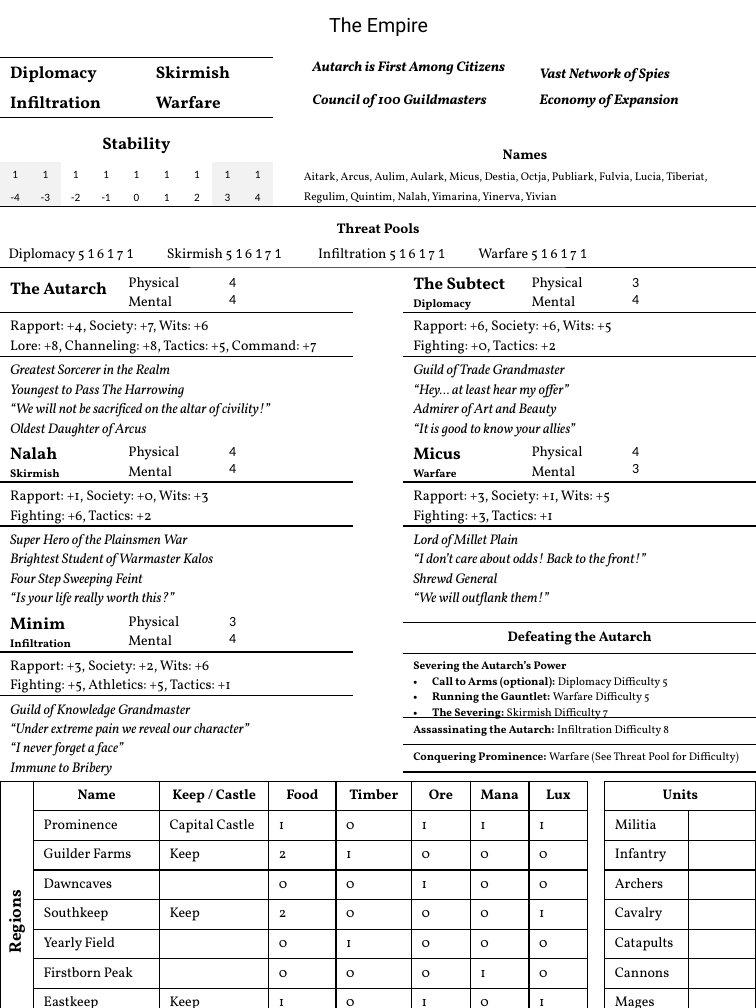
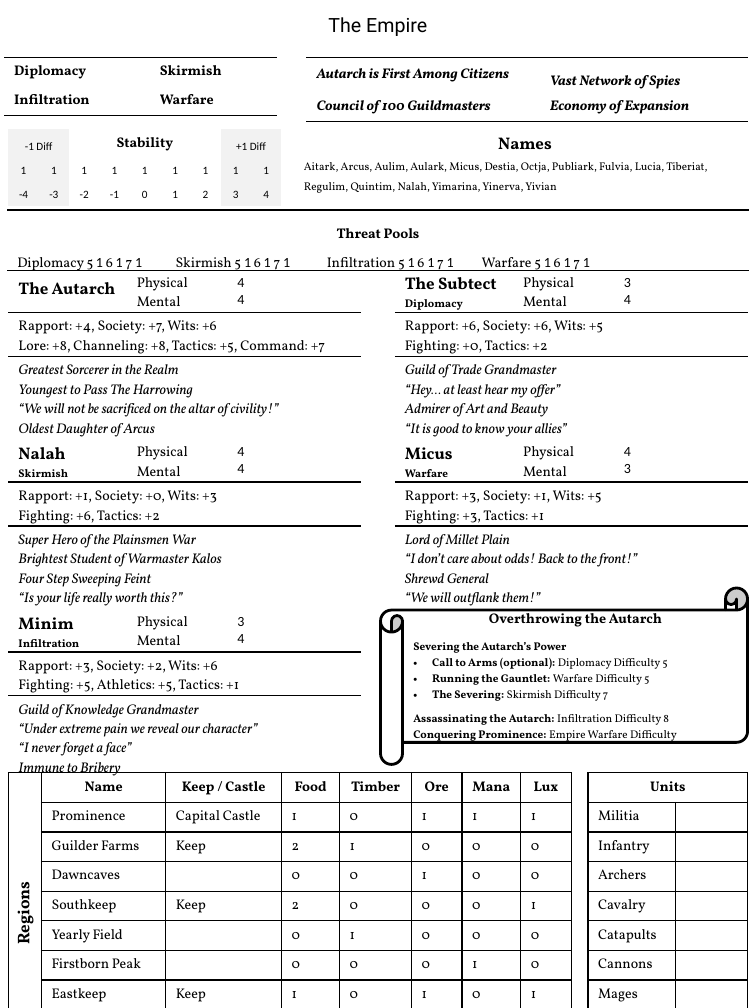
Before and after one commit to ziapeltagames/wrath-of-the-autarch, a slide deck: slide 7 of sheets/Core Sheets.pptx. Drawn at 756x1008 pixels with LibreOffice and Linux fonts; fonts in the diff are those of the drawing. Boxes give left, top, right and bottom in pixels: in the first picture for what was removed or moved away, otherwise in the second. Text is boxed around its words. In the diff, an @@ line names an element or a change of style, - is before the commit and + after.

Commit message:
Empire Updates
Updates to the main Imperial quests.

```diff
--- a/sheets/Core Sheets.pptx
+++ b/sheets/Core Sheets.pptx
@@ table at [4,57,277,116] @@
@@ size 12 to 10 pt @@
@@ table: place and size @@
-table at [0,57,273,118]
+table at [4,57,277,116]
@@ table at [306,57,747,122] @@
@@ borders changed @@
@@ table: place and size @@
-table at [302,50,756,112]
+table at [306,57,747,122]
@@ text "Names": place and size @@
-text "Names" at [304,149,707,203]
+text "Names" at [304,137,707,193]
@@ table at [8,129,280,203] @@
-row 1: Stability |  |  |  |  |  |  |  | 
+row 1: -1 Diff |  | Stability |  |  |  |  | +1 Diff | 
@@ fill none to #F2F2F2 in row 1, column 1 @@
@@ table: place and size @@
-table at [0,129,272,207]
+table at [8,129,280,203]
@@ text at [498,137,552,149]: size 10 to 12 pt in "Names" @@
@@ rectangle removed at [0,206,756,267] @@
-Threat Pools
-Diplomacy 5 1 6 1 7 1 Skirmish 5 1 6 1 7 1 Infiltration 5 1 6 1 7 1 Warfare 5 1 6 1 7 1
@@ table added at [7,210,749,275], 1 rows, 1 columns @@
+Threat Pools / Diplomacy 5 1 6 1 7 1 Skirmish 5 1 6 1 7 1 Infiltration 5 1 6 1 7 1 Warfare 5 1 6 1 7 1
@@ table: place and size @@
-table at [403,269,756,441]
+table at [395,269,748,441]
@@ table: place and size @@
-table at [403,438,756,610]
+table at [395,438,748,613]
@@ horizontal scroll added at [380,588,747,764], fill #FFFFFF, outline #000000 2 pt @@
@@ 3 tables: place and size @@
-3 tables at [0,269,353,780]
+3 tables at [8,269,361,783]
@@ table at [403,605,748,753] @@
-row 1, column 1: Defeating the Autarch
+row 1, column 1: Overthrowing the Autarch
-row 3: Assassinating the Autarch: Infiltration Difficulty 8
-row 4: Conquering Prominence: Warfare (See Threat Pool for Difficulty)
+row 3: Assassinating the Autarch: Infiltration Difficulty 8 / Conquering Prominence: Empire Warfare Difficulty
@@ table: place and size @@
-table at [403,623,756,772]
+table at [403,605,748,753]
@@ table: place and size @@
-table at [0,781,587,1008]
+table at [8,773,570,1006]
@@ table: place and size @@
-table at [605,781,756,1008]
+table at [588,773,747,1006]
```
Also in this commit, not shown: 8 other slides changed, 2 slides added, 1 slide removed, 28 other files.
